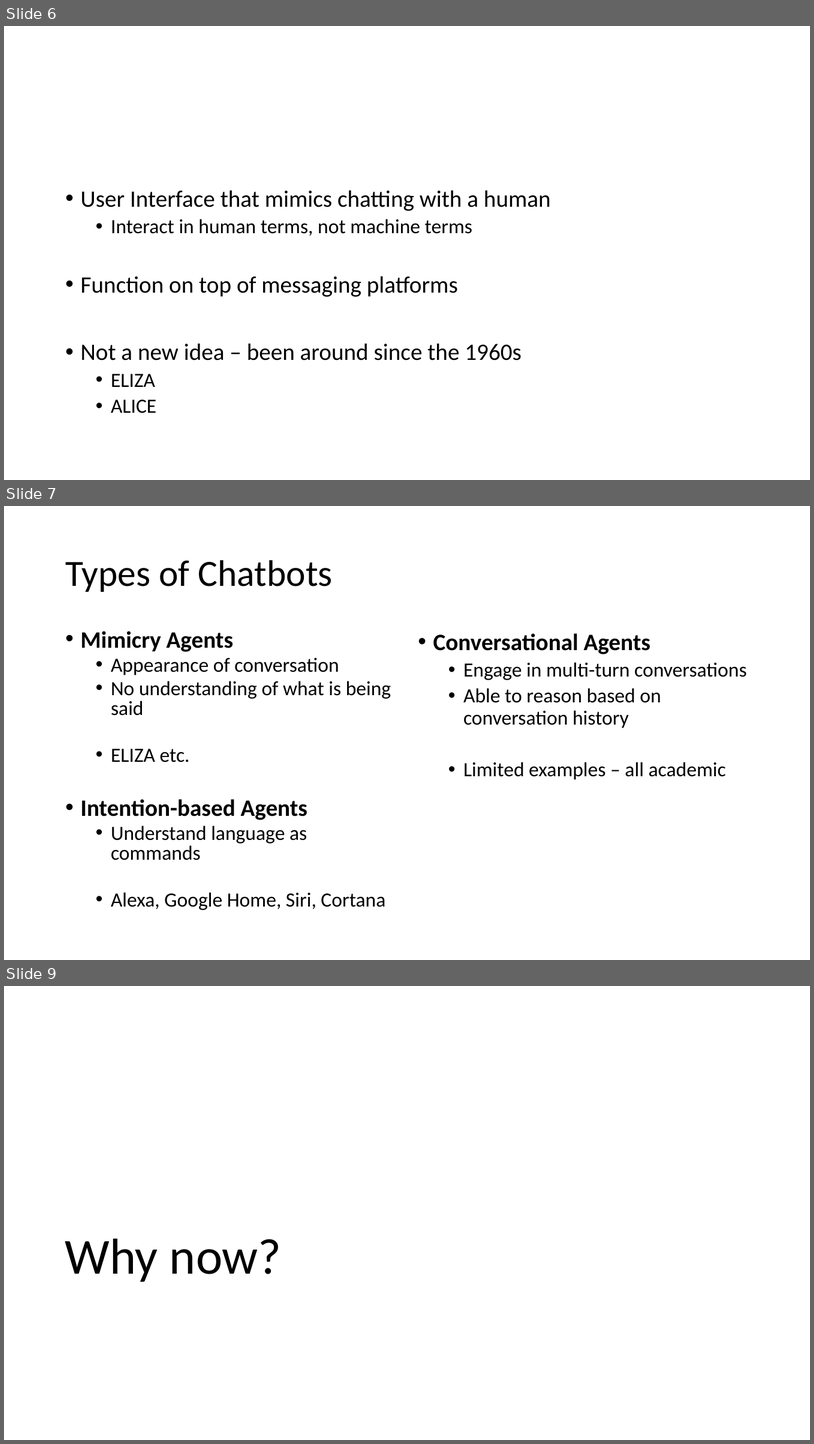
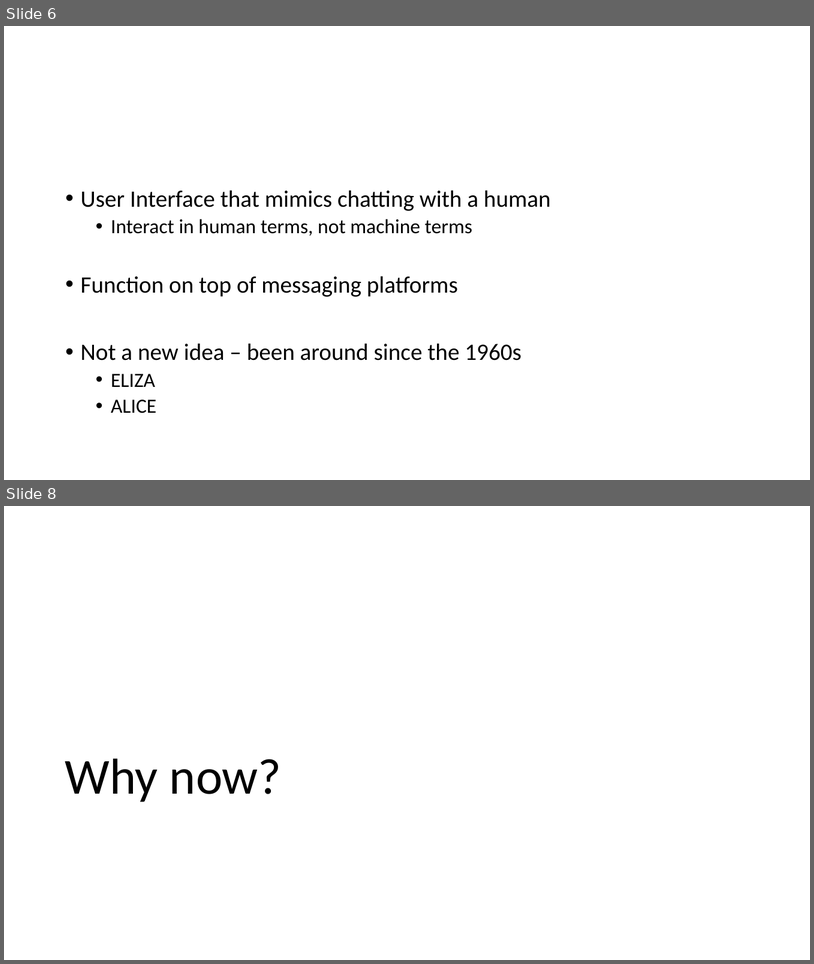
Before and after one commit to aidanmorgan/chatbot-workshop, a slide deck: Chatbots!.pptx. Shown one above the other, each under a label of ours: slides 6, 7 and 9 before the commit, slides 6 and 8 after it; the slides between them are not shown. The pictures are 814x1444 and 814x964 pixels, drawn with LibreOffice and Linux fonts; fonts in the diff are those of the drawing; background and template pictures are left out. Boxes give left, top, right and bottom in pixels: in the first picture for what was removed or moved away, otherwise in the second. Text is boxed around its words. In the diff, an @@ line names an element or a change of style, - is before the commit and + after.

```diff
--- a/Chatbots!.pptx
+++ b/Chatbots!.pptx
@@ slide 7 removed at [4, 506, 810, 960], background #FFFFFF @@
@@ title removed at [65, 560, 333, 592] @@
-Types of Chatbots
@@ text removed at [81, 631, 391, 910] @@
-• Mimicry Agents
-  • Appearance of conversation
-  • No understanding of what is being said
-  • ELIZA etc.
-• Intention-based Agents
-  • Understand language as commands
-  • Alexa, Google Home, Siri, Cortana
@@ text removed at [434, 633, 747, 780] @@
-• Conversational Agents
-  • Engage in multi-turn conversations
-  • Able to reason based on conversation history
-  • Limited examples – all academic
@@ what was slide 9 is now slide 8 @@
```
Also in this commit, not shown: 3 slides changed, 6 slides added, 3 other slides removed, 1 other file.
